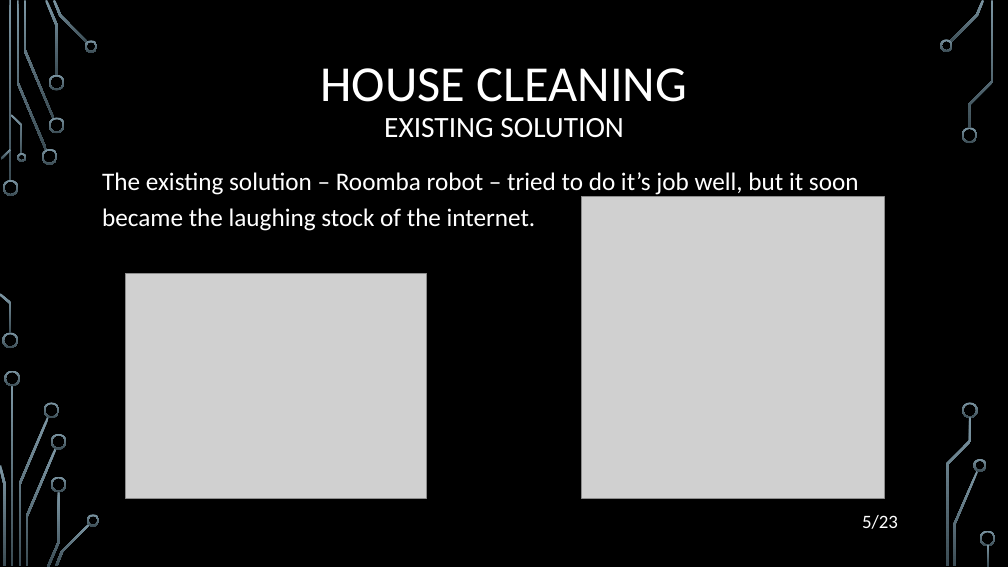
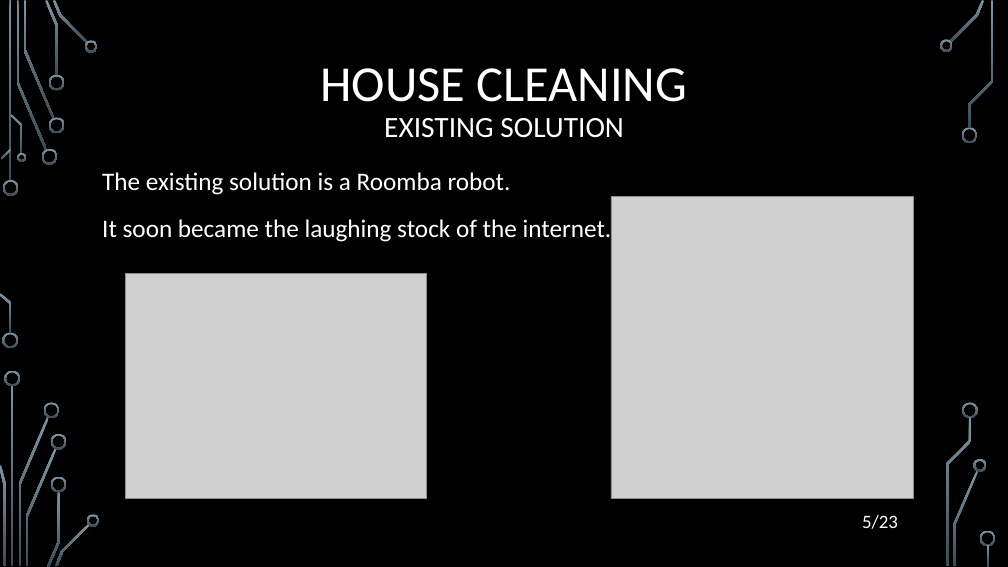
Before and after one commit to filozof50/UP, a slide deck: slide 5 of hw2/H2020.pptx. Drawn at 1008x567 pixels with LibreOffice and Linux fonts; fonts in the diff are those of the drawing; grey boxes stand for pictures; background and template pictures are left out. Boxes give left, top, right and bottom in pixels: in the first picture for what was removed or moved away, otherwise in the second. Text is boxed around its words. In the diff, an @@ line names an element or a change of style, - is before the commit and + after.

```diff
--- a/hw2/H2020.pptx
+++ b/hw2/H2020.pptx
@@ text at bbox=[102, 172, 612, 243]: text changed @@
-The existing solution – Roomba robot – tried to do it’s job well, but it soon became the laughing stock of the internet.
+The existing solution is a Roomba robot.
+It soon became the laughing stock of the internet.
@@ picture: place and size @@
-picture at bbox=[582, 197, 885, 499]
+picture at bbox=[611, 197, 913, 499]
```
Also in this commit, not shown: 11 other slides changed, 2 other files.
